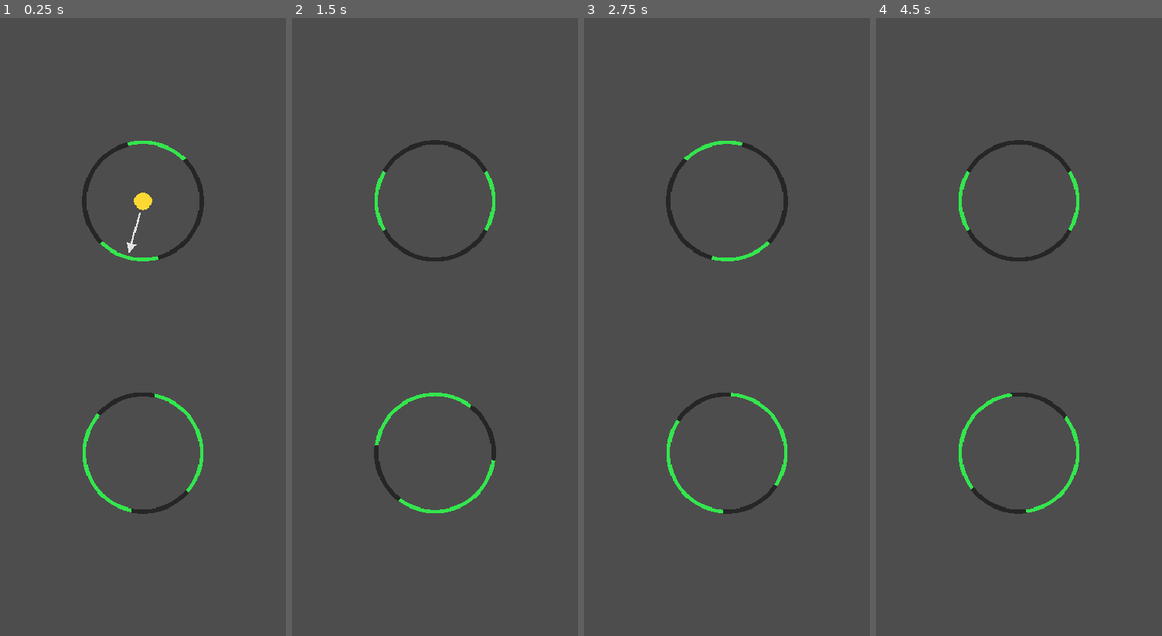
Above: before the commit, frames 1-4 (left to right).
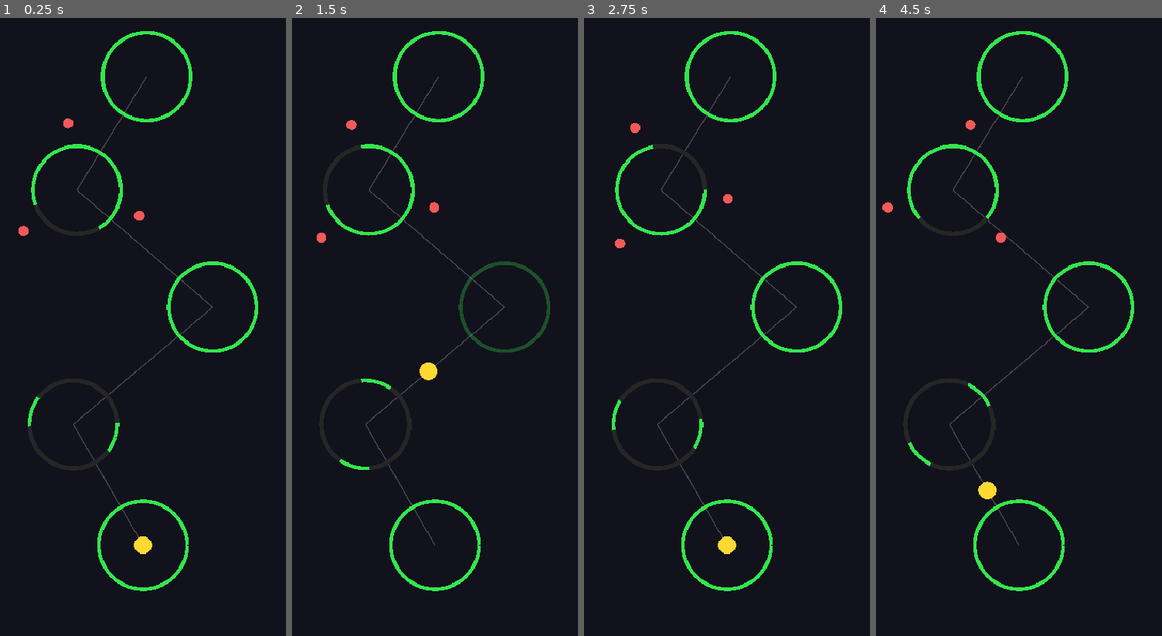
Above: after the commit, the same moments.

Repository: heliosalesjr/fenestra
Game: Godot game, scene res://scenes/Game.tscn
Two runs of this game, one before a commit and one after it. Both use one fixed random seed, a clock stepped at 60 frames per second and the inputs below.
Inputs (mouse positions are in pixels of both pictures, inside the frame that each line leads up to):
- Up to frame 1 (0.25 s): no input
- Up to frame 2 (1.5 s): move the mouse to (497, 296) at 0.52 s; click (497, 296) at 0.67 s; move the mouse to (377, 357) at 1.27 s; click (377, 357) at 1.42 s
- Up to frame 3 (2.75 s): move the mouse to (755, 191) at 2.02 s; click (755, 191) at 2.17 s
- Up to frame 4 (4.5 s): move the mouse to (1004, 450) at 2.77 s; click (1004, 450) at 2.92 s; move the mouse to (1104, 419) at 3.52 s; click (1104, 419) at 3.67 s; move the mouse to (933, 234) at 4.27 s; click (933, 234) at 4.42 s

The runs differ from the first frame. In frame 1, 99% of the frame differs, in the area x 0-100%, y 0-100%; in frame 2, 99%; in frame 3, 99%; in frame 4, 99%.

Commit message:
new mechanics

Diff:
--- a/project.godot
+++ b/project.godot
@@ -26,3 +26,4 @@
 
 renderer/rendering_method="mobile"
 renderer/rendering_method.mobile="gl_compatibility"
+environment/defaults/default_clear_color=Color(0.07, 0.07, 0.11, 1)
--- a/scenes/Game.tscn
+++ b/scenes/Game.tscn
@@ -1,22 +1,67 @@
-[gd_scene load_steps=4 format=3 uid="uid://fenestra_game"]
+[gd_scene load_steps=5 format=3 uid="uid://fenestra_game"]
 
-[ext_resource type="PackedScene" path="res://scenes/Circle.tscn" id="1_circle_scene"]
-[ext_resource type="PackedScene" path="res://scenes/Player.tscn" id="2_player_scene"]
-[ext_resource type="Script"      path="res://scripts/Game.gd"    id="3_game"]
+[ext_resource type="PackedScene" path="res://scenes/Circle.tscn"  id="1_circle"]
+[ext_resource type="PackedScene" path="res://scenes/Player.tscn"  id="2_player"]
+[ext_resource type="Script"      path="res://scripts/Game.gd"     id="3_game"]
+[ext_resource type="PackedScene" path="res://scenes/Orbiter.tscn" id="4_orbiter"]
 
 [node name="Game" type="Node2D"]
 script = ExtResource("3_game")
-circle_sequence = [NodePath("CircleA"), NodePath("CircleB")]
+circle_sequence = [NodePath("Circle0"), NodePath("Circle1"), NodePath("Circle2"), NodePath("Circle3"), NodePath("Circle4")]
 
-[node name="CircleA" parent="." instance=ExtResource("1_circle_scene")]
-position = Vector2(195, 250)
-rotation_speed = 60.0
-blocked_arcs = Array[Vector2]([Vector2(30, 150), Vector2(210, 330)])
+; --- Círculo 0: ponto de partida (sem perigo) ---
+[node name="Circle0" parent="." instance=ExtResource("1_circle")]
+position = Vector2(195, 720)
+circle_radius = 60.0
+rotation_speed = 0.0
+blocked_arcs = Array[Vector2]([])
 
-[node name="CircleB" parent="." instance=ExtResource("1_circle_scene")]
-position = Vector2(195, 594)
-rotation_speed = -75.0
-blocked_arcs = Array[Vector2]([Vector2(60, 120), Vector2(240, 300)])
+; --- Círculo 1: arcos bloqueados ---
+[node name="Circle1" parent="." instance=ExtResource("1_circle")]
+position = Vector2(100, 555)
+circle_radius = 60.0
+rotation_speed = 70.0
+blocked_arcs = Array[Vector2]([Vector2(20, 160), Vector2(200, 340)])
 
-[node name="Player" parent="." instance=ExtResource("2_player_scene")]
-position = Vector2(195, 250)
+; --- Círculo 2: pulsação ---
+[node name="Circle2" parent="." instance=ExtResource("1_circle")]
+position = Vector2(290, 395)
+circle_radius = 60.0
+rotation_speed = -55.0
+blocked_arcs = Array[Vector2]([])
+pulse_enabled = true
+pulse_active_duration = 1.3
+pulse_inactive_duration = 0.8
+
+; --- Círculo 3: orbiters ---
+[node name="Circle3" parent="." instance=ExtResource("1_circle")]
+position = Vector2(105, 235)
+circle_radius = 60.0
+rotation_speed = 80.0
+blocked_arcs = Array[Vector2]([Vector2(40, 140)])
+
+[node name="Orbiter1" parent="Circle3" instance=ExtResource("4_orbiter")]
+orbit_radius = 92.0
+orbit_speed = 90.0
+start_angle = 0.0
+
+[node name="Orbiter2" parent="Circle3" instance=ExtResource("4_orbiter")]
+orbit_radius = 92.0
+orbit_speed = 90.0
+start_angle = 120.0
+
+[node name="Orbiter3" parent="Circle3" instance=ExtResource("4_orbiter")]
+orbit_radius = 92.0
+orbit_speed = 90.0
+start_angle = 240.0
+
+; --- Círculo 4: checkpoint (sem perigo) ---
+[node name="Circle4" parent="." instance=ExtResource("1_circle")]
+position = Vector2(200, 80)
+circle_radius = 60.0
+rotation_speed = 0.0
+blocked_arcs = Array[Vector2]([])
+
+; --- Player ---
+[node name="Player" parent="." instance=ExtResource("2_player")]
+position = Vector2(195, 720)
--- /dev/null
+++ b/scenes/Orbiter.tscn
@@ -0,0 +1,6 @@
+[gd_scene load_steps=2 format=3 uid="uid://fenestra_orbiter"]
+
+[ext_resource type="Script" path="res://scripts/Orbiter.gd" id="1_orbiter"]
+
+[node name="Orbiter" type="Node2D"]
+script = ExtResource("1_orbiter")
--- a/scripts/Circle.gd
+++ b/scripts/Circle.gd
@@ -31,6 +31,18 @@
 		is_active = value
 		_sync_active_state()
 
+@export var pulse_enabled: bool = false:
+	set(value):
+		pulse_enabled = value
+		_pulse_timer = 0.0
+		if not pulse_enabled:
+			is_active = true
+
+@export var pulse_active_duration: float   = 1.3
+@export var pulse_inactive_duration: float = 0.8
+
+var _pulse_timer: float = 0.0
+
 @onready var rotation_root: Node2D      = $RotationRoot
 @onready var arc_visual: Node2D         = $RotationRoot/ArcVisual
 @onready var collision_shape: CollisionShape2D = $Area2D/CollisionShape2D
@@ -47,10 +59,24 @@
 		return
 	rotation_root.rotation_degrees += rotation_speed * delta
 
+	if pulse_enabled:
+		_pulse_timer += delta
+		var duration := pulse_active_duration if is_active else pulse_inactive_duration
+		if _pulse_timer >= duration:
+			_pulse_timer = 0.0
+			is_active = !is_active
+
 
 # ---------------------------------------------------------------------------
 # API pública
 # ---------------------------------------------------------------------------
+
+## Faz todos os orbiters filhos sumirem (chamado pelo Game ao pousar neste círculo).
+func clear_orbiters() -> void:
+	for child in get_children():
+		if child.has_method("fade_and_free"):
+			child.fade_and_free()
+
 
 ## Verifica se o pouso no ângulo world_angle_deg (em graus, relativo ao centro
 ## deste círculo) é válido. Emite landing_failed com a razão em caso negativo.
--- a/scripts/Game.gd
+++ b/scripts/Game.gd
@@ -7,7 +7,7 @@
 var circles: Array[Node2D] = []
 var current_index: int = 0
 
-const RESPAWN_DELAY := 1.2
+const RESPAWN_DELAY := 1.0
 
 
 func _ready() -> void:
@@ -19,28 +19,41 @@
 
 	if circles.size() > 0:
 		player.attach_to_circle(circles[0])
-		# Orienta a seta do primeiro círculo em direção ao segundo para início intuitivo
-		_point_circle_toward_next(0)
+
+	queue_redraw()
+
+
+func _draw() -> void:
+	for i in range(circles.size() - 1):
+		draw_line(
+			circles[i].position,
+			circles[i + 1].position,
+			Color(0.65, 0.65, 0.65, 0.35),
+			1.5
+		)
 
 
 func _unhandled_input(event: InputEvent) -> void:
-	var tapped: bool = (event is InputEventScreenTouch and (event as InputEventScreenTouch).pressed) \
-		or (event is InputEventMouseButton and (event as InputEventMouseButton).pressed \
-			and (event as InputEventMouseButton).button_index == MOUSE_BUTTON_LEFT)
-
-	if tapped and player.state == player.State.ON_CIRCLE:
+	if player.state != player.State.ON_CIRCLE:
+		return
+	if event is InputEventScreenTouch and (event as InputEventScreenTouch).pressed:
 		_jump_to_next()
+	elif event is InputEventMouseButton:
+		var mb := event as InputEventMouseButton
+		if mb.pressed and mb.button_index == MOUSE_BUTTON_LEFT:
+			_jump_to_next()
 
 
 func _jump_to_next() -> void:
 	if circles.size() < 2:
 		return
 	var next_idx := (current_index + 1) % circles.size()
-	player.jump_to(circles[next_idx])
+	player.move_to(circles[next_idx])
 
 
 func _on_player_landed(circle: Node2D) -> void:
 	current_index = circles.find(circle)
+	circle.clear_orbiters()
 
 
 func _on_player_died(reason: String) -> void:
@@ -48,14 +61,3 @@
 	await get_tree().create_timer(RESPAWN_DELAY).timeout
 	current_index = 0
 	player.respawn(circles[0])
-
-
-# Aponta o RotationRoot do círculo idx na direção do próximo círculo.
-# Chamado só na inicialização para dar um ponto de partida intuitivo.
-func _point_circle_toward_next(idx: int) -> void:
-	if circles.size() < 2:
-		return
-	var next_idx := (idx + 1) % circles.size()
-	var dir := (circles[next_idx].global_position - circles[idx].global_position).normalized()
-	var rot_root := circles[idx].get_node("RotationRoot") as Node2D
-	rot_root.rotation = dir.angle()
--- /dev/null
+++ b/scripts/Orbiter.gd
@@ -0,0 +1,29 @@
+extends Node2D
+
+@export var orbit_radius: float = 90.0
+@export var orbit_speed: float  = 80.0    # graus/s  (positivo = horário)
+@export var sphere_radius: float = 7.0
+@export var sphere_color: Color  = Color(0.95, 0.35, 0.35)
+@export var start_angle: float   = 0.0    # graus
+
+var _angle_deg: float = 0.0
+
+
+func _ready() -> void:
+	_angle_deg = start_angle
+
+
+func _process(delta: float) -> void:
+	_angle_deg += orbit_speed * delta
+	position = Vector2.RIGHT.rotated(deg_to_rad(_angle_deg)) * orbit_radius
+
+
+func _draw() -> void:
+	draw_circle(Vector2.ZERO, sphere_radius, sphere_color)
+
+
+func fade_and_free() -> void:
+	set_process(false)
+	var tween := create_tween()
+	tween.tween_property(self, "modulate:a", 0.0, 0.35).set_ease(Tween.EASE_IN)
+	tween.tween_callback(queue_free)
--- a/scripts/Player.gd
+++ b/scripts/Player.gd
@@ -3,58 +3,22 @@
 signal landed_on(circle: Node2D)
 signal player_died(reason: String)
 
-enum State { ON_CIRCLE, JUMPING, LANDING, DEAD }
+enum State { ON_CIRCLE, MOVING, DEAD }
 
-const JUMP_SPEED    := 500.0
 const PLAYER_RADIUS := 12.0
 const PLAYER_COLOR  := Color(1.0, 0.85, 0.2)
 const DEAD_COLOR    := Color(1.0, 0.2, 0.2)
-const ARROW_COLOR   := Color(1.0, 1.0, 1.0, 0.85)
-const MAX_TRAVEL    := 1400.0  # mata se voar longe demais sem pousar
+const MOVE_DURATION := 0.14   # segundos do centro ao centro
 
 var state: State = State.ON_CIRCLE
 
 var current_circle:     Node2D = null
 var destination_circle: Node2D = null
 
-var jump_direction: Vector2 = Vector2.ZERO
-var traveled: float = 0.0
-
-# Direção atual da seta em espaço-mundo, atualizada a cada frame.
-var _arrow_dir: Vector2 = Vector2.RIGHT
-
 
 func _draw() -> void:
 	var color := DEAD_COLOR if state == State.DEAD else PLAYER_COLOR
 	draw_circle(Vector2.ZERO, PLAYER_RADIUS, color)
-
-	if state == State.ON_CIRCLE and current_circle:
-		_draw_direction_arrow()
-
-
-func _draw_direction_arrow() -> void:
-	var r: float = current_circle.get("circle_radius")
-	var tip  := _arrow_dir * (r - 6.0)
-	var stem := _arrow_dir * (PLAYER_RADIUS + 4.0)
-
-	# Haste
-	draw_line(stem, tip - _arrow_dir * 14.0, ARROW_COLOR, 2.5)
-
-	# Ponta triangular
-	var perp := _arrow_dir.rotated(PI * 0.5)
-	var pts  := PackedVector2Array([
-		tip,
-		tip - _arrow_dir * 14.0 + perp * 7.0,
-		tip - _arrow_dir * 14.0 - perp * 7.0,
-	])
-	draw_colored_polygon(pts, ARROW_COLOR)
-
-
-func _process(delta: float) -> void:
-	match state:
-		State.ON_CIRCLE: _tick_on_circle()
-		State.JUMPING:   _tick_jump(delta)
-		State.LANDING:   pass  # tween cuida do movimento
 
 
 # ---------------------------------------------------------------------------
@@ -64,19 +28,21 @@
 func attach_to_circle(circle: Node2D) -> void:
 	current_circle     = circle
 	destination_circle = null
-	traveled           = 0.0
 	state              = State.ON_CIRCLE
 	global_position    = circle.global_position
 	queue_redraw()
 
 
-func jump_to(target: Node2D) -> void:
+func move_to(target: Node2D) -> void:
 	if state != State.ON_CIRCLE:
 		return
 	destination_circle = target
-	jump_direction     = _arrow_dir.normalized()
-	traveled           = 0.0
-	state              = State.JUMPING
+	state              = State.MOVING
+
+	var tween := create_tween()
+	tween.tween_property(self, "global_position", target.global_position, MOVE_DURATION) \
+		.set_ease(Tween.EASE_IN_OUT).set_trans(Tween.TRANS_QUAD)
+	tween.tween_callback(_on_arrived)
 
 
 func respawn(circle: Node2D) -> void:
@@ -84,61 +50,25 @@
 
 
 # ---------------------------------------------------------------------------
-# Tick helpers
+# Chegada ao destino
 # ---------------------------------------------------------------------------
 
-func _tick_on_circle() -> void:
-	if not current_circle:
-		return
-	global_position = current_circle.global_position
-	var rot_root := current_circle.get_node("RotationRoot") as Node2D
-	_arrow_dir = Vector2.RIGHT.rotated(rot_root.rotation)
-	queue_redraw()
-
-
-func _tick_jump(delta: float) -> void:
-	var step := jump_direction * JUMP_SPEED * delta
-	global_position += step
-	traveled        += step.length()
-
-	if traveled > MAX_TRAVEL:
-		_die("missed")
+func _on_arrived() -> void:
+	var circle := destination_circle
+	if not circle:
 		return
 
-	if not destination_circle:
-		return
+	# Ângulo de entrada: direção da origem → destino,
+	# expressa como vetor do centro do destino apontando de volta para a origem.
+	# É o ponto da borda por onde o player "atravessou".
+	var from_pos          := current_circle.global_position if current_circle else global_position
+	var approach_angle_deg := rad_to_deg((from_pos - circle.global_position).angle())
 
-	var dist := global_position.distance_to(destination_circle.global_position)
-	if dist <= destination_circle.circle_radius + PLAYER_RADIUS * 0.5:
-		_resolve_landing()
-
-
-func _resolve_landing() -> void:
-	var circle := destination_circle
-
-	# Ângulo de chegada: vetor do centro do círculo destino → posição do player
-	var to_player       := global_position - circle.global_position
-	var world_angle_deg := rad_to_deg(to_player.angle())
-
-	# Snapa o player exatamente na borda
-	global_position = circle.global_position \
-		+ Vector2.RIGHT.rotated(deg_to_rad(world_angle_deg)) * circle.circle_radius
-
-	if circle.is_landing_valid(world_angle_deg):
-		_slide_to_center(circle)
+	if circle.is_landing_valid(approach_angle_deg):
+		attach_to_circle(circle)
+		landed_on.emit(circle)
 	else:
 		_die(circle.last_fail_reason)
-
-
-func _slide_to_center(circle: Node2D) -> void:
-	state = State.LANDING
-	var tween := create_tween()
-	tween.tween_property(self, "global_position", circle.global_position, 0.18) \
-		.set_ease(Tween.EASE_OUT).set_trans(Tween.TRANS_CUBIC)
-	tween.tween_callback(func() -> void:
-		attach_to_circle(circle)
-		landed_on.emit(circle)
-	)
 
 
 func _die(reason: String) -> void:
Not shown, added: scripts/Orbiter.gd.uid
